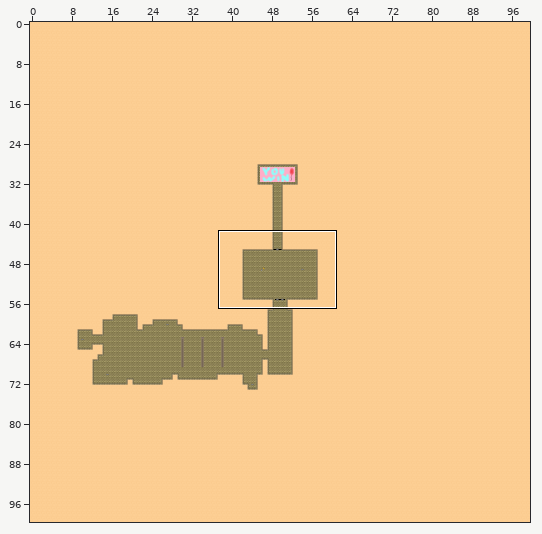
Level history. Tiled map: resources/maps/level0.tmx. Above, an overview of the earlier version with the close-up marked.
Close-up. First the earlier version:
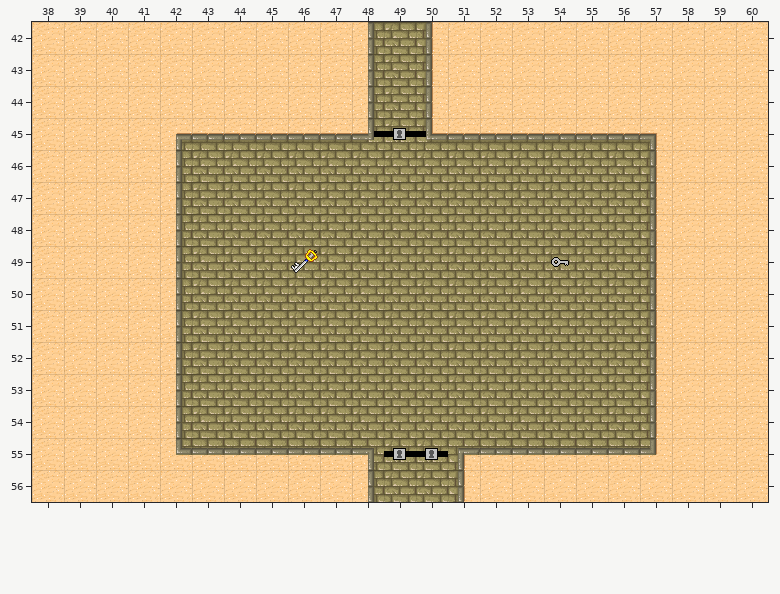
Cells are 32x32 px. Shown: x 38..60, y 42..56. The commit also changed other parts of the map, which this record leaves out.
The same view after the edit:
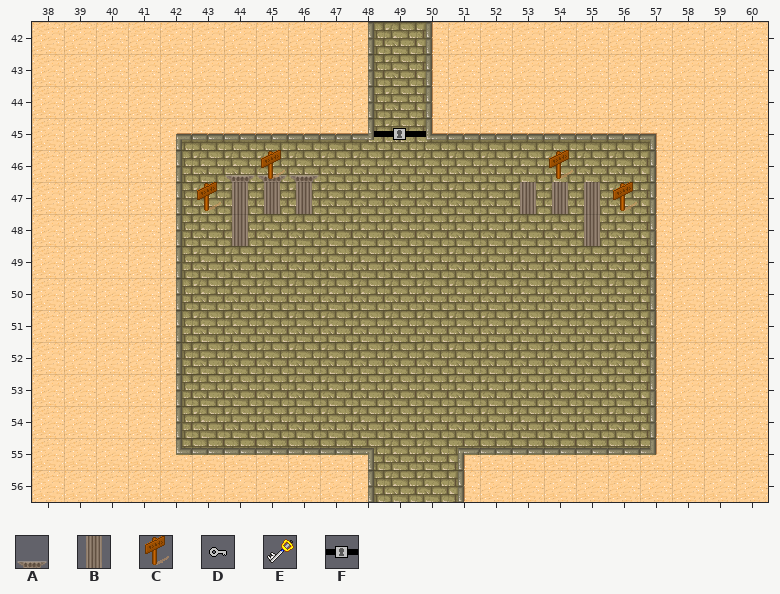
Key: from "pillar_sprite_sheet_32": A 4, B 9; from "tmw_desert_spacing": C 19, D 30, E 41, F 53.
_ is an empty cell.
Tiles replaced or removed in this view: D, E, F.
Tiles of an added or newly shown layer are drawn over the layers below it.
The author wrote: Added Enemies via Sprites using Tiled Nice!
The edit:
Changed rows in their new state; . is an unchanged cell.
Layer "Keys":
first column x 46:
49 _......._
Layer "Walls":
first column x 44:
46 AAA.........
47 BBB......BBB
48 B..........B
Layer "Enemies" (added):
first column x 43:
46 ..C........C..
47 C............C
Layer "Locks":
first column x 49:
55 __
